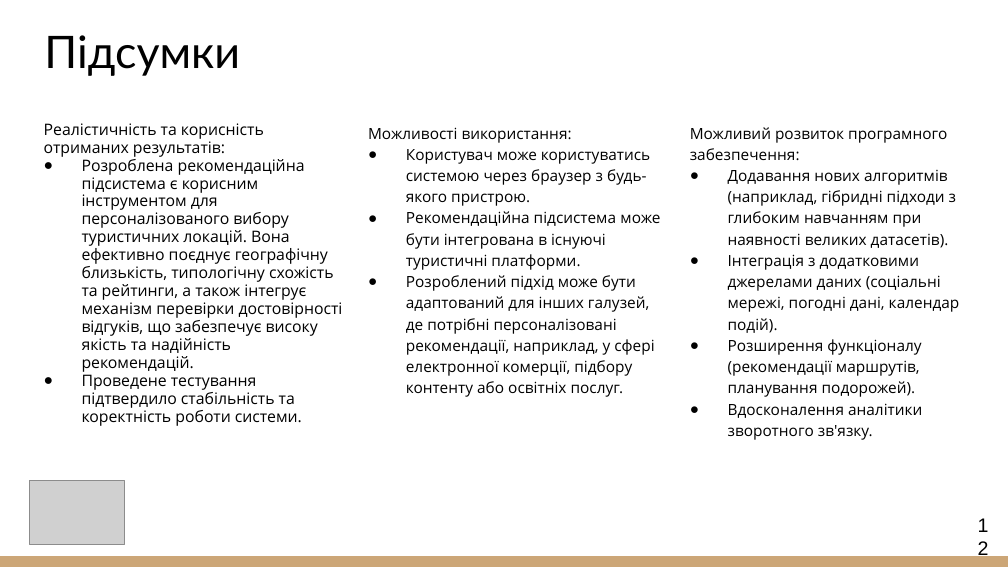
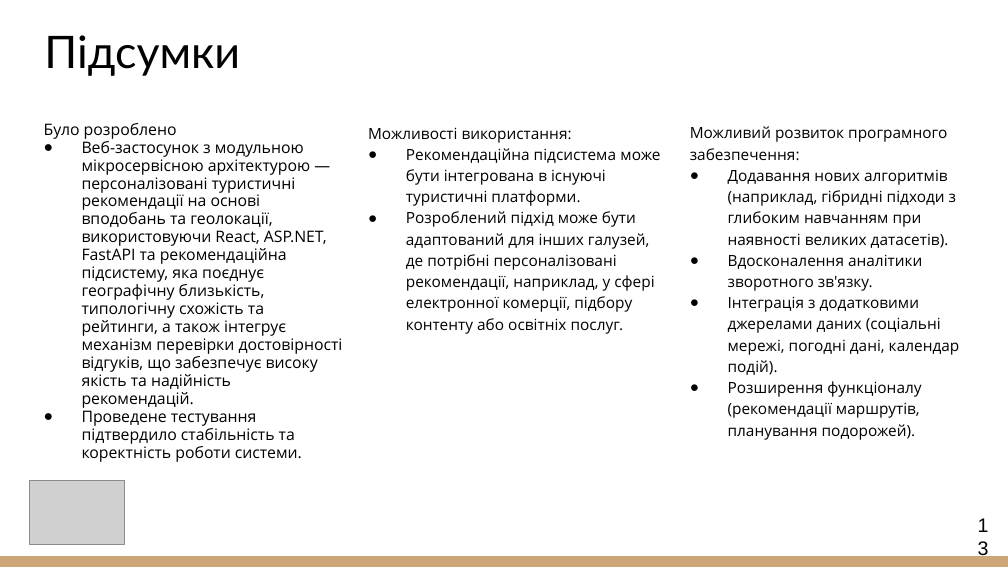
Before and after one commit to NureTanasiichukVladyslav/2025_B_PI_PZPI-21-3_Tanasiichuk_V_Y, a slide deck: slide 13 of 2025_Б_ПІ_ПЗПІ-21-3_Танасійчук_В_Є.pptx (slide 12 before the commit). Drawn at 1008x567 pixels with LibreOffice and Linux fonts; fonts in the diff are those of the drawing; grey boxes stand for pictures. Boxes give left, top, right and bottom in pixels: in the first picture for what was removed or moved away, otherwise in the second. Text is boxed around its words. In the diff, an @@ line names an element or a change of style, - is before the commit and + after.

Commit message:
update presentation

```diff
--- a/2025_Б_ПІ_ПЗПІ-21-3_Танасійчук_В_Є.pptx
+++ b/2025_Б_ПІ_ПЗПІ-21-3_Танасійчук_В_Є.pptx
@@ text at (44,123,343,408): text changed @@
-Реалістичність та корисність отриманих результатів:
-● Розроблена рекомендаційна підсистема є корисним інструментом для персоналізованого вибору туристичних локацій. Вона ефективно поєднує географічну близькість, типологічну схожість та рейтинги, а також інтегрує механізм перевірки достовірності відгуків, що забезпечує високу якість та надійність рекомендацій.
+Було розроблено
+● Веб-застосунок з модульною мікросервісною архітектурою — персоналізовані туристичні рекомендації на основі вподобань та геолокації, використовуючи React, ASP.NET, FastAPI та рекомендаційна підсистему, яка поєднує географічну близькість, типологічну схожість та рейтинги, а також інтегрує механізм перевірки достовірності відгуків, що забезпечує високу якість та надійність рекомендацій.
@@ text at (406,149,650,206): paragraph removed @@
-● Користувач може користуватись системою через браузер з будь-якого пристрою.
@@ text at (728,254,922,291): paragraph added @@
+● Вдосконалення аналітики зворотного зв'язку.
@@ text at (728,403,922,440): paragraph removed @@
-● Вдосконалення аналітики зворотного зв'язку.
```
Also in this commit, not shown: 7 other slides changed, 1 slide added.
